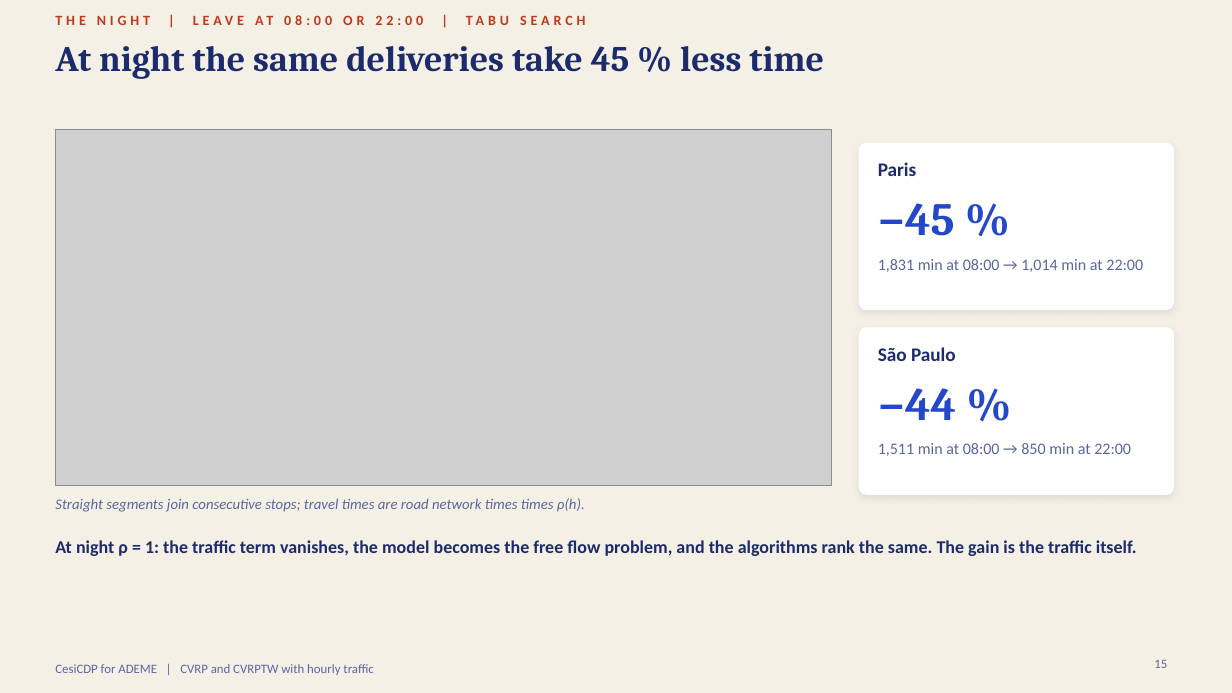
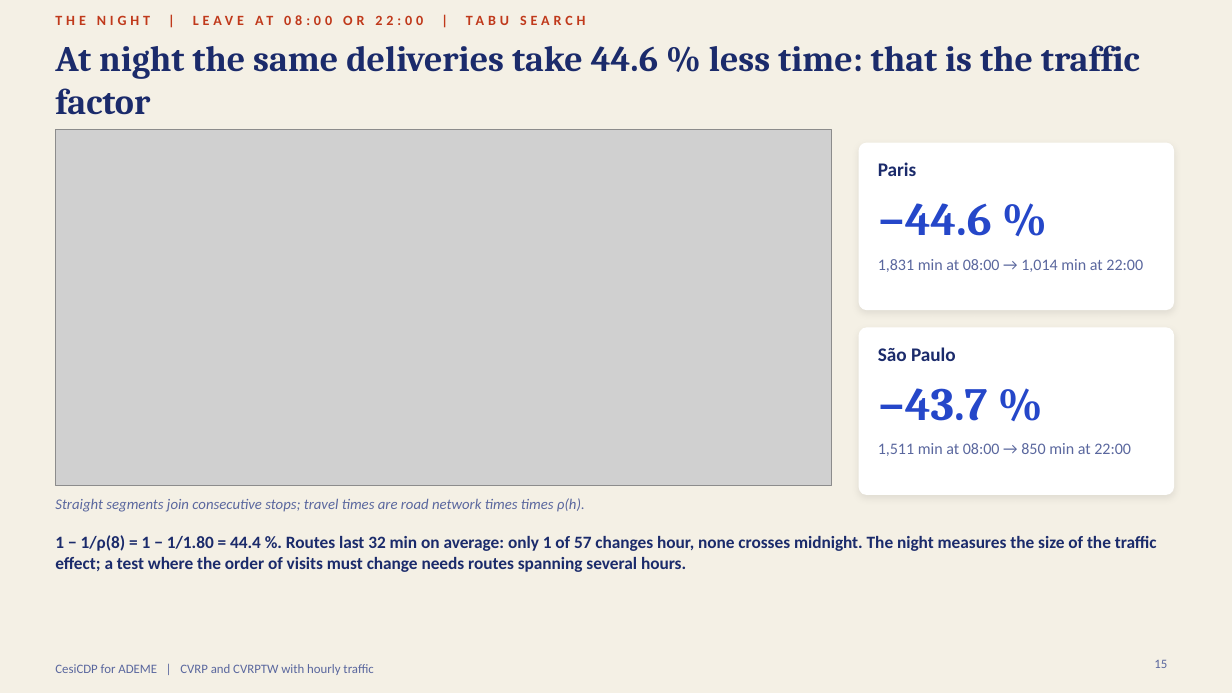
Before and after one commit to zzaved/cesi-cvrp-metaheuristics, a slide deck: slide 15 of presentation/cvrp_final_presentation.pptx. Drawn at 1232x693 pixels with LibreOffice and Linux fonts; fonts in the diff are those of the drawing; grey boxes stand for pictures. Boxes give left, top, right and bottom in pixels: in the first picture for what was removed or moved away, otherwise in the second. Text is boxed around its words. In the diff, an @@ line names an element or a change of style, - is before the commit and + after.

Commit message:
feat(presentation): limit chart from 1 000 to 10 000, honest night slide, corrected city gaps and Q and A

```diff
--- a/presentation/cvrp_final_presentation.pptx
+++ b/presentation/cvrp_final_presentation.pptx
@@ title at [55,45,1140,115]: text changed @@
-At night the same deliveries take 45 % less time
+At night the same deliveries take 44.6 % less time: that is the traffic factor
@@ text at [878,203,992,236]: text changed @@
-−45 %
+−44.6 %
@@ text at [878,388,988,421]: text changed @@
-−44 %
+−43.7 %
@@ text at [55,535,1157,572]: text changed; size 14 to 13.5 pt @@
-At night ρ = 1: the traffic term vanishes, the model becomes the free flow problem, and the algorithms rank the same. The gain is the traffic itself.
+1 − 1/ρ(8) = 1 − 1/1.80 = 44.4 %. Routes last 32 min on average: only 1 of 57 changes hour, none crosses midnight. The night measures the size of the traffic effect; a test where the order of visits must change needs routes spanning several hours.
```
Also in this commit, not shown: 6 other slides changed, 4 other files.
